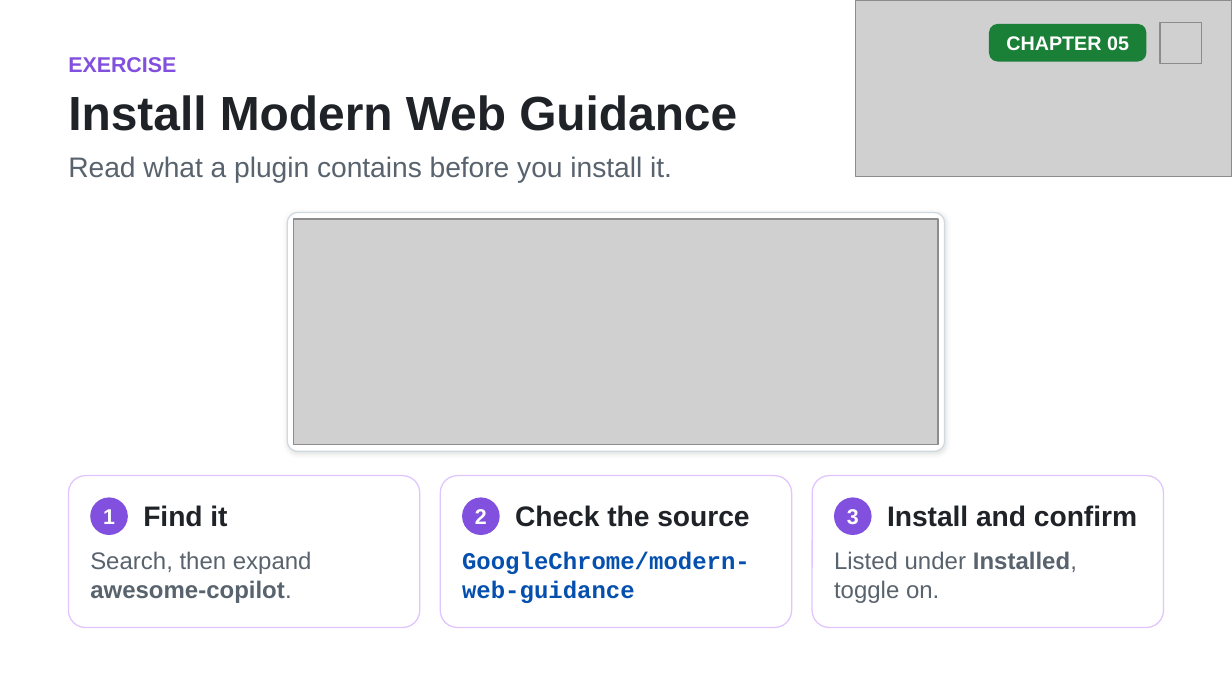
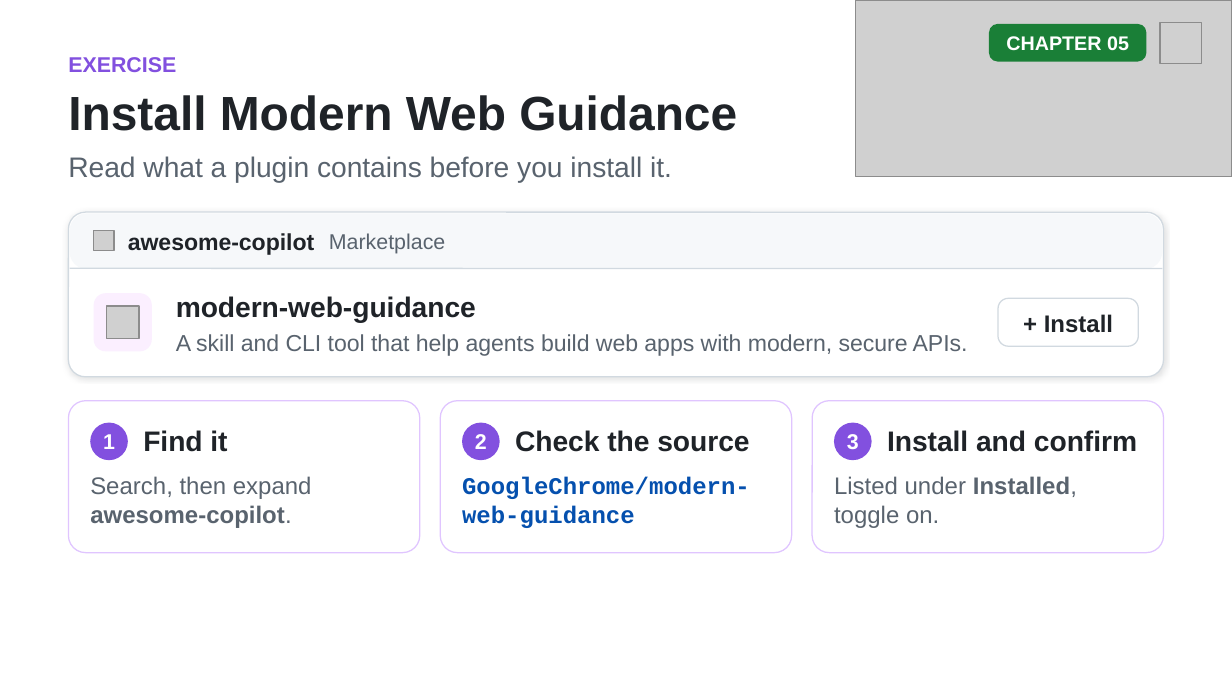
Before and after one commit to github/copilot-app-for-beginners, a slide deck: slide 11 of slides/05-mcp-plugins.pptx. Drawn at 1232x693 pixels with LibreOffice and Linux fonts; fonts in the diff are those of the drawing; grey boxes stand for pictures. Boxes give left, top, right and bottom in pixels: in the first picture for what was removed or moved away, otherwise in the second. Text is boxed around its words. In the diff, an @@ line names an element or a change of style, - is before the commit and + after.

```diff
--- a/slides/05-mcp-plugins.pptx
+++ b/slides/05-mcp-plugins.pptx
@@ rounded rectangle: place and size @@
-rounded rectangle at box(287, 213, 944, 452)
+rounded rectangle at box(69, 212, 1164, 377)
@@ rounded rectangle at box(69, 212, 1164, 377): proportions changed @@
@@ rounded rectangle added at box(70, 213, 1163, 269), fill #F6F8FA @@
@@ picture added at box(94, 230, 115, 251) @@
@@ text added at box(128, 233, 314, 255), 13.5 pt, text #1F2328, bold @@
+awesome-copilot
@@ picture removed at box(293, 219, 938, 445) @@
@@ text added at box(329, 233, 445, 254), 12.5 pt, text #59636E @@
+Marketplace
@@ line added from (70, 269) to (1162, 269), #D1D9E0 0.75 pt @@
@@ rounded rectangle added at box(94, 293, 152, 351), fill #FBEFFF @@
@@ text added at box(176, 296, 476, 323), 16.5 pt, text #1F2328, bold @@
+modern-web-guidance
@@ rounded rectangle added at box(998, 298, 1138, 346), fill #FFFFFF, outline #D1D9E0 0.75 pt @@
@@ picture added at box(106, 306, 138, 338) @@
@@ text added at box(1044, 314, 1113, 333), 14 pt, text #1F2328, bold @@
++ Install
@@ text added at box(176, 334, 968, 356), 13.5 pt, text #59636E @@
+A skill and CLI tool that help agents build web apps with modern, secure APIs.
@@ rounded rectangle: place and size @@
-rounded rectangle at box(812, 476, 1163, 627)
+rounded rectangle at box(69, 400, 420, 552)
@@ rounded rectangle: place and size @@
-rounded rectangle at box(69, 476, 420, 627)
+rounded rectangle at box(812, 400, 1163, 552)
@@ rounded rectangle: place and size @@
-rounded rectangle at box(834, 498, 872, 536)
+rounded rectangle at box(90, 423, 128, 461)
@@ 9 texts, 2 rounded rectangles: place and size @@
-9 texts, 2 rounded rectangles at box(90, 476, 1137, 627)
+9 texts, 2 rounded rectangles at box(90, 400, 1137, 552)
@@ rounded rectangle: place and size @@
-rounded rectangle at box(90, 498, 128, 536)
+rounded rectangle at box(834, 423, 872, 461)
```
Also in this commit, not shown: 7 other files.
